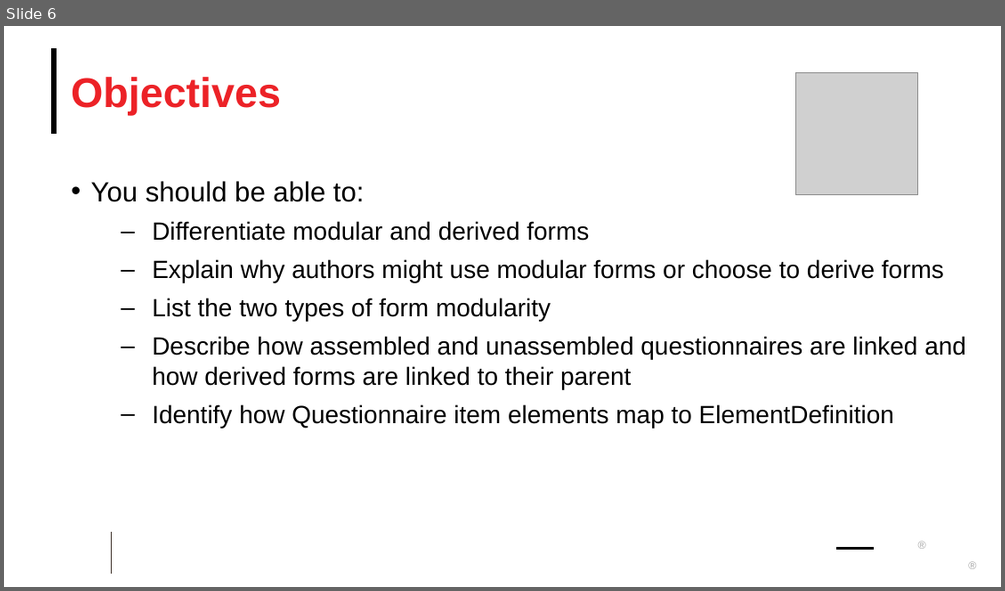
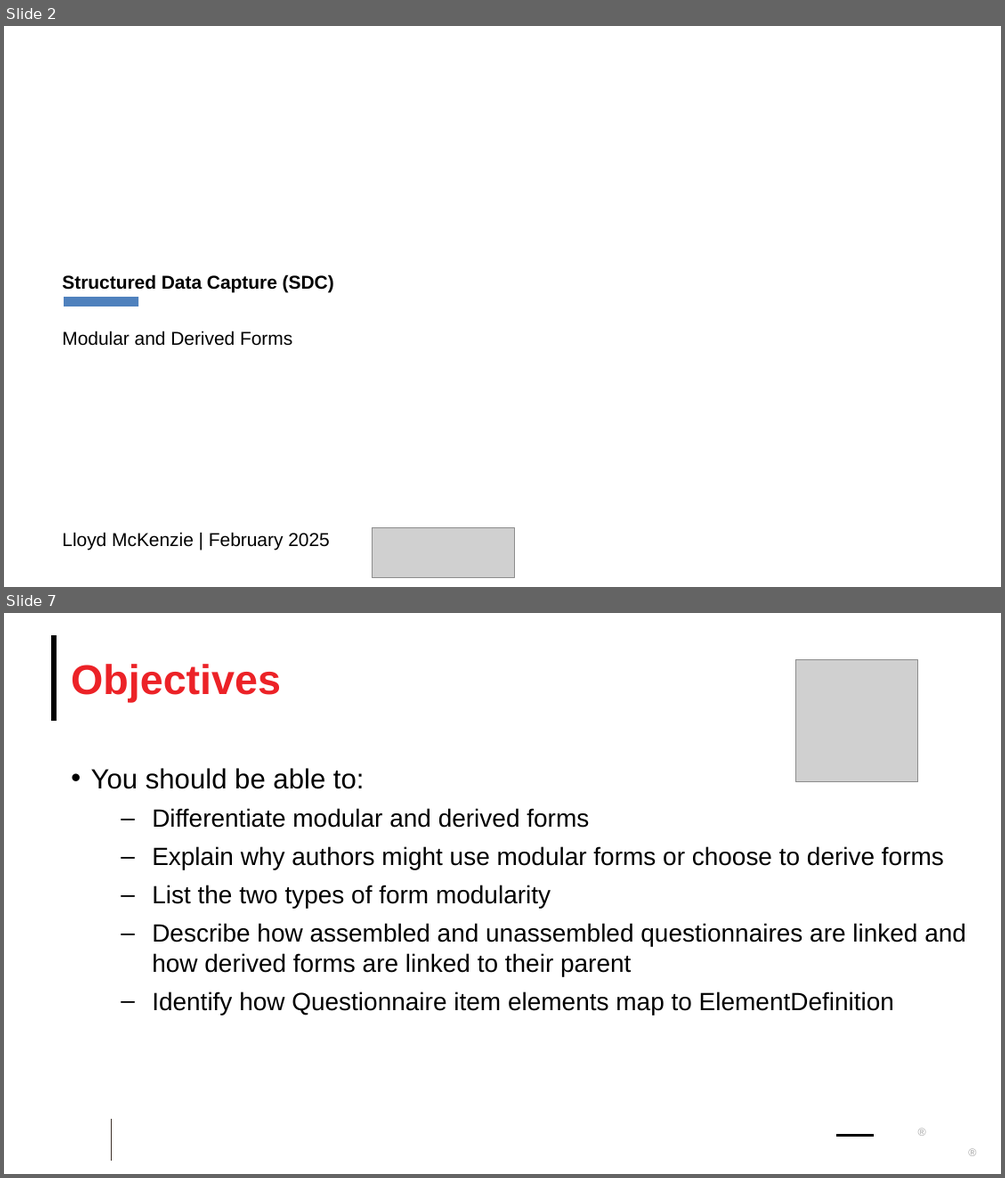
Before and after one commit to FHIR/documents, a slide deck: presentations/sdc/8-SDC-Modular-and-Derived-Forms.pptx. Shown one above the other, each under a label of ours: slide 6 before the commit, slides 2 and 7 after it; the slides between them are not shown. The pictures are 1005x591 and 1005x1178 pixels, drawn with LibreOffice and Linux fonts; fonts in the diff are those of the drawing; grey boxes stand for pictures; background and template pictures are left out. Boxes give left, top, right and bottom in pixels: in the first picture for what was removed or moved away, otherwise in the second. Text is boxed around its words. In the diff, an @@ line names an element or a change of style, - is before the commit and + after.

```diff
--- a/presentations/sdc/8-SDC-Modular-and-Derived-Forms.pptx
+++ b/presentations/sdc/8-SDC-Modular-and-Derived-Forms.pptx
@@ slide 2 added at box(4, 26, 1001, 587), background picture (left out) @@
@@ text added at box(62, 274, 334, 292), 13.5 pt, text #000000, bold @@
+Structured Data Capture (SDC)
@@ rectangle added at box(64, 297, 138, 306), fill #4F81BD @@
@@ text added at box(62, 330, 292, 346), 13.5 pt, text #000000 @@
+Modular and Derived Forms
@@ text added at box(62, 532, 330, 550), 13.5 pt, text #000000 @@
+Lloyd McKenzie | February 2025
@@ picture added at box(372, 527, 514, 577) @@
@@ what was slide 6 is now slide 7 @@
```
Also in this commit, not shown: 25 slides changed, 7 other files.
